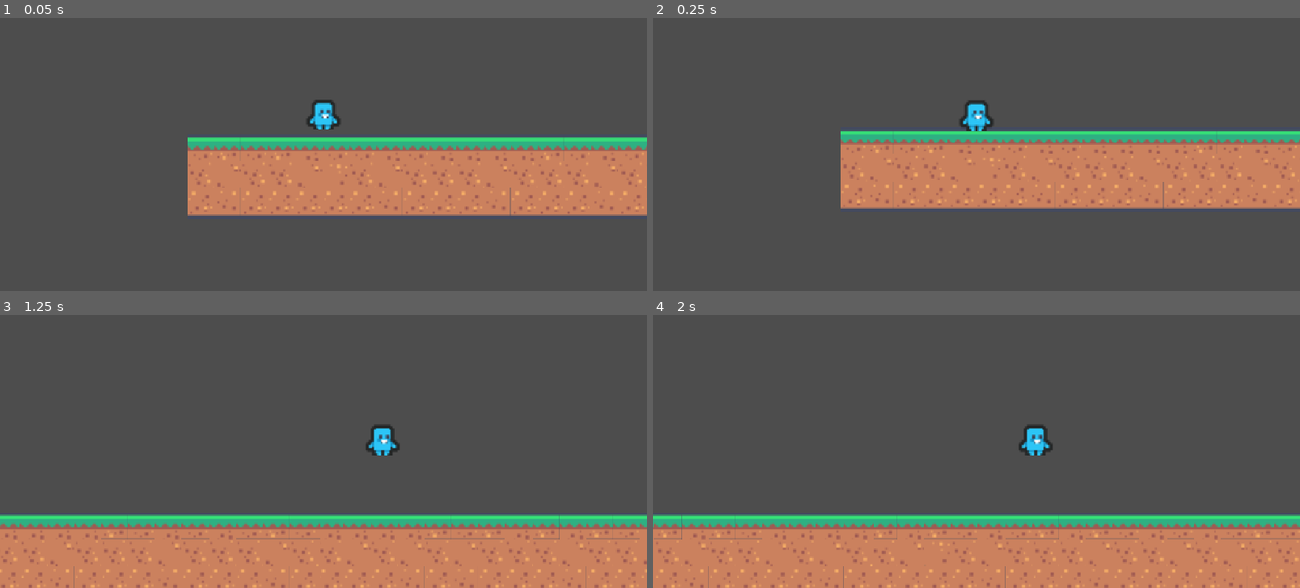
Above: before the commit, frames 1-4 (two rows, left to right).
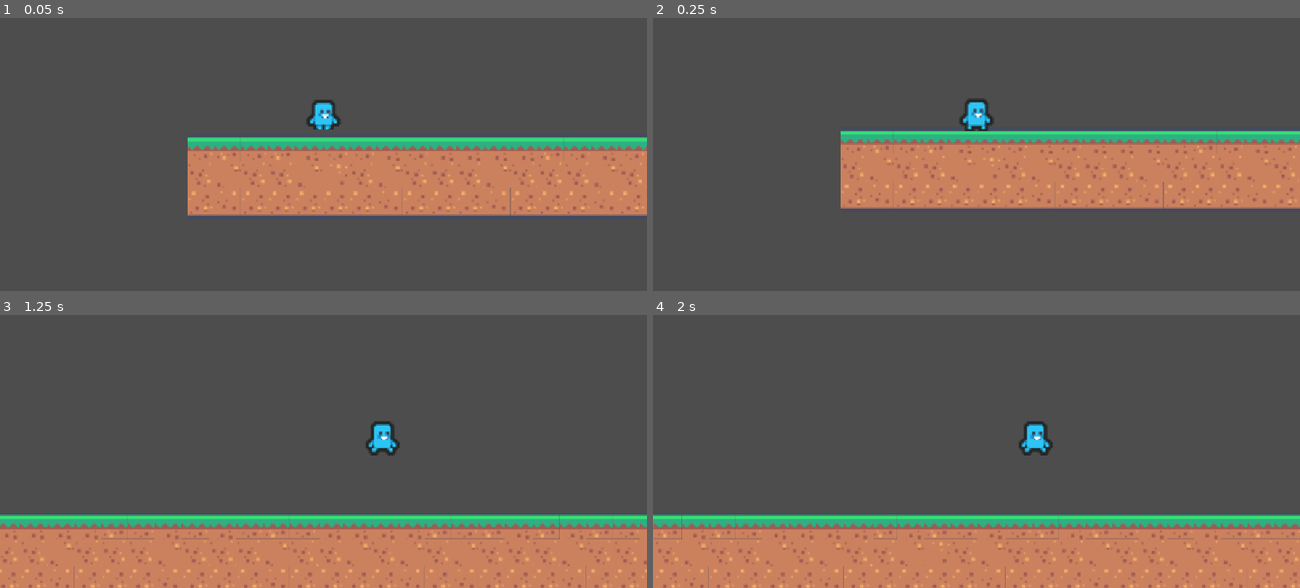
Above: after the commit, the same moments.

Repository: bridgerbird/GMTK2026-Game-Jam
Game: Godot game, scene res://scenes/level_tutorial.tscn
Same seed, same stepped clock (60 frames per second), same inputs: the game is played once before the commit and once after it. The project has no main scene, so this scene is started directly.
Inputs:
- Up to frame 1 (0.05 s): no input
- Up to frame 2 (0.25 s): no input
- Up to frame 3 (1.25 s): hold D (move_right) from 0.53 s (still down); tap Space (jump) at 0.6, 0.77, 1.07 s
- Up to frame 4 (2 s): keep holding D (move_right); tap Space (jump) at 1.35, 1.52, 1.82 s

Frame 1 is identical in both runs. In frame 2, 0.2% of the frame differs, in the area x 47-53%, y 29-42%; in frame 3, 0.3%, in the area x 56-62%, y 39-52%; in frame 4, 0.3%.

Commit message:
Added animations in the script

Diff:
--- a/scenes/player.tscn
+++ b/scenes/player.tscn
@@ -42,15 +42,36 @@
 "speed": 5.0
 }, {
 "frames": [{
-"duration": 1.0,
+"duration": 1.2,
 "texture": SubResource("AtlasTexture_dqkch")
+}, {
+"duration": 0.2,
+"texture": SubResource("AtlasTexture_qhqgy")
+}, {
+"duration": 0.6,
+"texture": SubResource("AtlasTexture_dqkch")
+}, {
+"duration": 0.2,
+"texture": SubResource("AtlasTexture_qhqgy")
 }],
 "loop": 1,
 "name": &"fall",
 "speed": 5.0
 }, {
 "frames": [{
+"duration": 2.0,
+"texture": SubResource("AtlasTexture_qhqgy")
+}, {
 "duration": 1.0,
+"texture": SubResource("AtlasTexture_g2els")
+}, {
+"duration": 1.0,
+"texture": SubResource("AtlasTexture_qhqgy")
+}, {
+"duration": 1.0,
+"texture": SubResource("AtlasTexture_g2els")
+}, {
+"duration": 4.0,
 "texture": SubResource("AtlasTexture_qhqgy")
 }],
 "loop": 1,
@@ -63,6 +84,53 @@
 }],
 "loop": 1,
 "name": &"jump",
+"speed": 5.0
+}, {
+"frames": [{
+"duration": 0.3,
+"texture": SubResource("AtlasTexture_g2els")
+}, {
+"duration": 0.3,
+"texture": SubResource("AtlasTexture_qhqgy")
+}],
+"loop": 1,
+"name": &"jump_peak",
+"speed": 5.0
+}, {
+"frames": [{
+"duration": 2.0,
+"texture": SubResource("AtlasTexture_dqkch")
+}],
+"loop": 1,
+"name": &"land_on_ground",
+"speed": 5.0
+}, {
+"frames": [{
+"duration": 0.5,
+"texture": SubResource("AtlasTexture_g2els")
+}, {
+"duration": 0.5,
+"texture": SubResource("AtlasTexture_qhqgy")
+}, {
+"duration": 1.0,
+"texture": SubResource("AtlasTexture_dqkch")
+}, {
+"duration": 1.0,
+"texture": SubResource("AtlasTexture_qlg0r")
+}],
+"loop": 1,
+"name": &"run",
+"speed": 5.0
+}, {
+"frames": [{
+"duration": 1.0,
+"texture": SubResource("AtlasTexture_g2els")
+}, {
+"duration": 2.0,
+"texture": SubResource("AtlasTexture_qhqgy")
+}],
+"loop": 1,
+"name": &"slow_walk",
 "speed": 5.0
 }, {
 "frames": [{
@@ -90,6 +158,7 @@
 zoom = Vector2(3, 3)
 position_smoothing_enabled = true
 position_smoothing_speed = 10.0
+rotation_smoothing_enabled = true
 
 [node name="CollisionShape2D" type="CollisionShape2D" parent="." unique_id=1299267809]
 position = Vector2(0, 2.5)
@@ -97,4 +166,4 @@
 
 [node name="AnimatedSprite2D" type="AnimatedSprite2D" parent="." unique_id=796612001]
 sprite_frames = SubResource("SpriteFrames_u8vuu")
-animation = &"walk"
+animation = &"fall"
--- a/scripts/player.gd
+++ b/scripts/player.gd
@@ -1,6 +1,20 @@
 extends CharacterBody2D
 
+@onready var animated_sprite = $AnimatedSprite2D
 var jumps = GameConfig.number_of_jumps
+
+# Updates and Starts playing the correct animation
+func update_animation(animation_state):
+	print(animation_state)
+	# Flip directions
+	if velocity.x < 0:
+		animated_sprite.flip_h = true
+	elif velocity.x > 0:
+		animated_sprite.flip_h = false
+
+	# Only calls .play() on change, not every frame
+	if animated_sprite.animation != animation_state:
+		animated_sprite.play(animation_state)
 
 func handle_normal_movement(delta):
 	# Add gravity to player.
@@ -8,17 +22,21 @@
 		# Beginning of jump, use ascend_gravity
 		if velocity.y < -GameConfig.float_threshold:
 			velocity.y += GameConfig.ascend_gravity * delta
+			update_animation("jump")
 		# End of jump (the fall), use descend_gravity
 		elif velocity.y > GameConfig.float_threshold:
 			velocity.y += GameConfig.descend_gravity * delta
+			update_animation("fall")
 		# Middle of jump (between negative and positive float_threshold)
 		#	use float_gravity
 		else:
 			velocity.y += GameConfig.float_gravity * delta
+			update_animation("jump_peak")
 
 	# Restore jumps on ground impact
 	if is_on_floor() and jumps != GameConfig.number_of_jumps:
 		jumps = GameConfig.number_of_jumps
+		update_animation("land_on_ground")
 	# Handle player jump.
 	if Input.is_action_just_pressed("jump") and jumps > 0:
 		jumps -= 1
@@ -33,6 +51,11 @@
 	var direction = Input.get_axis("move_left", "move_right")
 	# Handle movement
 	velocity.x = direction * GameConfig.move_speed
+	# Handle walking and standing animations excluding while jumping
+	if velocity.y == 0 && velocity.x != 0:
+		update_animation("walk")
+	elif velocity.y == 0 && velocity.x == 0:
+		update_animation("idle")
 
 func _physics_process(delta: float) -> void:
 	handle_normal_movement(delta)
